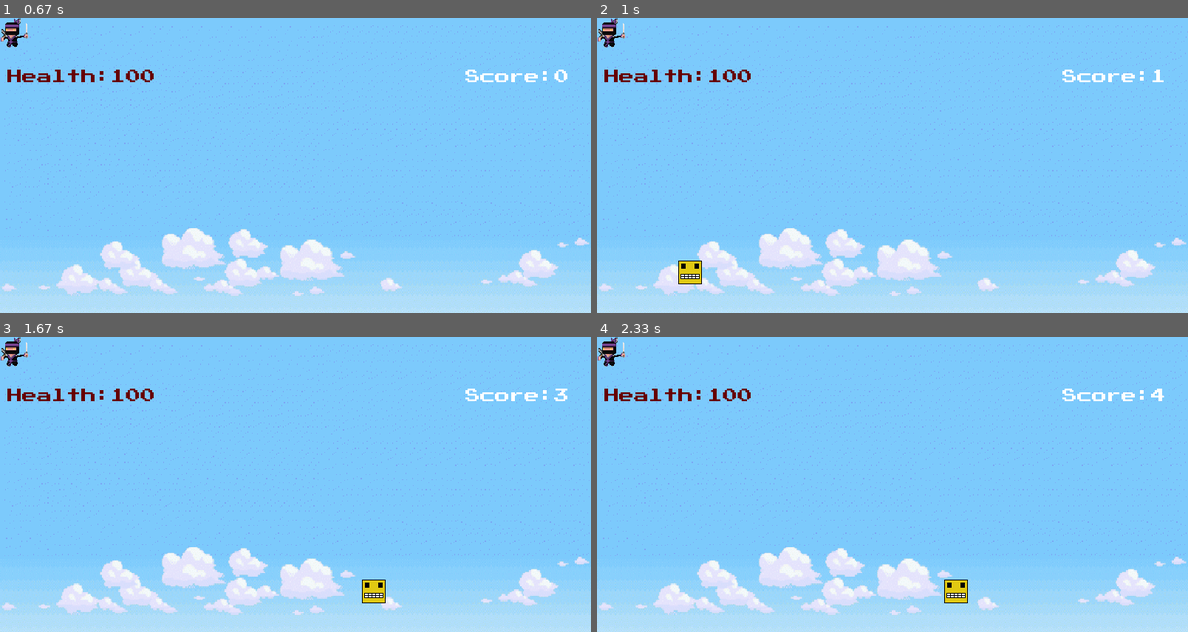
Above: before the commit, frames 1-4 (two rows, left to right).
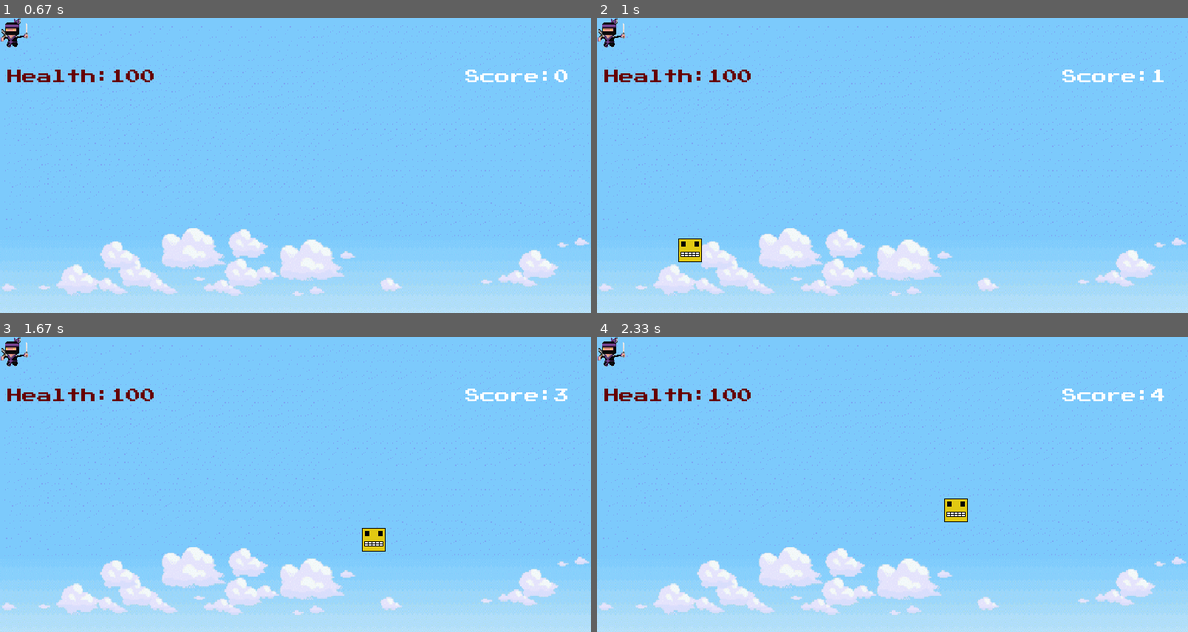
Above: after the commit, the same moments.

Repository: i-kratko/pygame-tues-fest
Game: pygame game, started from Code/main.py
Two runs of this game, one before a commit and one after it. Both use one fixed random seed, a clock stepped at 60 frames per second and the inputs below.
Inputs (mouse positions are in pixels of both pictures, inside the frame that each line leads up to):
- Up to frame 1 (0.67 s): click (295, 165) at 0.38 s
- Up to frame 2 (1 s): tap Space at 0.67 s
- Up to frame 3 (1.67 s): hold D 1-1.47 s; hold D from 1.5 s (still down)
- Up to frame 4 (2.33 s): release D at 1.97 s; hold A from 2 s (still down)

Frame 1 is identical in both runs. In frame 2, 0.6% of the frame differs, in the area x 13-18%, y 74-91%; in frame 3, 0.6%, in the area x 61-66%, y 64-91%; in frame 4, 0.6%.

Commit message:
Jumping player

Diff:
--- a/Code/main.py
+++ b/Code/main.py
@@ -179,26 +179,22 @@
                     if event.key == pygame.K_d:
                         player.rightPressed = True
                         bryh_sound.play()
-                    if event.key == pygame.K_w:
-                        player.upPressed = True
-                        bryh_sound.play()
-                    if event.key == pygame.K_s:
-                        player.downPressed = True
+                    if event.key == pygame.K_SPACE:
+                        player.jumpPressed = True
                         bryh_sound.play()
                     if event.type == pygame.KEYDOWN:
                         if event.key == pygame.K_ESCAPE:
                             pygame.quit()
                             exit()
-
-
                 #KEYUP EVENTS
                 if event.type == pygame.KEYUP:
                     if event.key == pygame.K_a:
                         player.leftPressed = False
                     if event.key == pygame.K_d:
                         player.rightPressed = False
-                    if event.key == pygame.K_w:
-                        player.upPressed = False
+                    if event.key == pygame.K_SPACE:
+                        player.jumpPressed = True
+                        bryh_sound.play()
 
                 if player.rect.colliderect(testTrigger.rect):
                     testTrigger.action()
@@ -214,15 +210,17 @@
                 const.playerMovement += const.gravity
             player.rect.centery += const.playerMovement
             display.blit(bgScaled, (0, 0))
+
             #blit triggers
             for trigger in triggerGroup:
                 display.blit(trigger.trigger, (trigger.x, trigger.y))
+
             display.blit(player.image,(player.rect.x, player.rect.y))
             display.blit(dagger.image,(dagger.rect.x, dagger.rect.y))
             display.blit(boss.image, (boss.rect.x, boss.rect.y))
             display_score()
-            score+=0.04
-            platform_list=move_platforms(platform_list)
+            score += 0.04
+            platform_list = move_platforms(platform_list)
             draw_platforms(platform_list)
             display_blood()
             const.floor_x_position-=2
--- a/Code/player.py
+++ b/Code/player.py
@@ -1,6 +1,8 @@
 import pygame
 from pygame import sprite
 import const
+
+#rework class to remove vertical movement
 
 class Player(pygame.sprite.Sprite):
     def __init__(self, x, y, spritePath, blood):
@@ -13,24 +15,13 @@
         self.velY = 0
         self.rightPressed = False
         self.leftPressed = False
-        self.upPressed = False
-        self.downPressed = False
+        self.jumpPressed = False
+
         self.facingRight = True
         self.facingLeft = False
-        self.facingUp = False
-        self.facingDown = False
+
         self.speed = 10
         self.blood = 100
-    def jump(self):
-        self.velX = 10
-        self.velY = 10
-        if const.isJumped is True:
-            self.y-=self.velY
-            self.velY-=1
-            if self.velY<-10:
-                jump=False
-                self.velY=10
-
 
 
     def collisionWIthFloor(self, floor):
@@ -55,12 +46,6 @@
             self.facingRight = True
             self.faciingLeft = False
 
-        #checking for vertical input
-        if self.upPressed and not self.downPressed:
-            self.velY -= self.speed
-        if self.downPressed and not self.upPressed:
-            self.velY += self.speed
-
         #dont allow player to go out of the screen
         if self.rect.x + 32 > 799:
             self.x -= 10
@@ -69,12 +54,14 @@
             self.x += 10
             self.velX = 0
 
-        if self.rect.y + 32 > 599:
-            self.y -= 10
-            self.velY = 0
-        if  self.rect.y  < 1:
-            self.y += 10
-            self.velY = 0
+
+
+        #jumping
+        if self.jumpPressed is True:
+            self.y -= self.velY
+            self.velY -= 1
+            if self.velY < -10:
+                self.velY = 10
 
         self.x += self.velX
         self.y += self.velY
